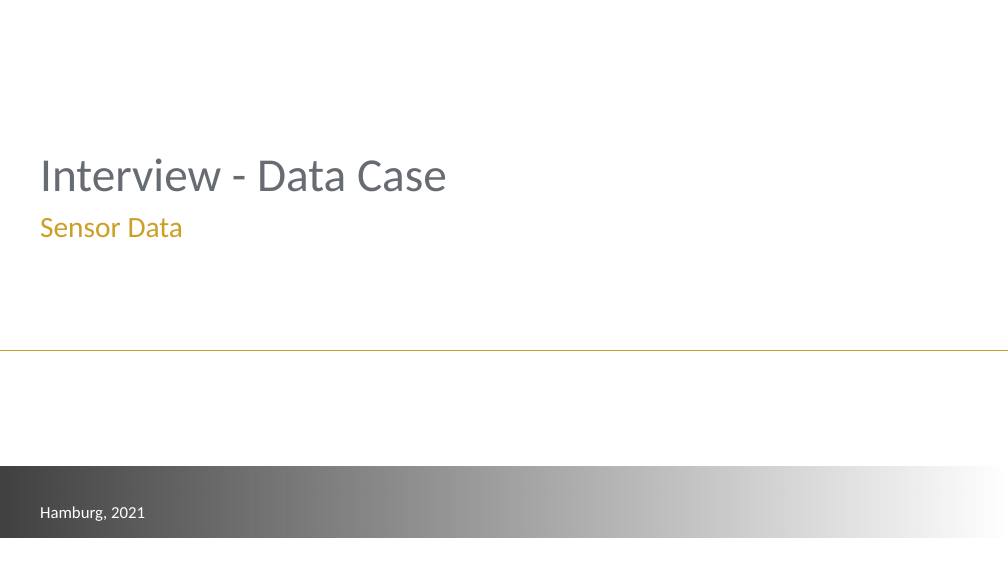
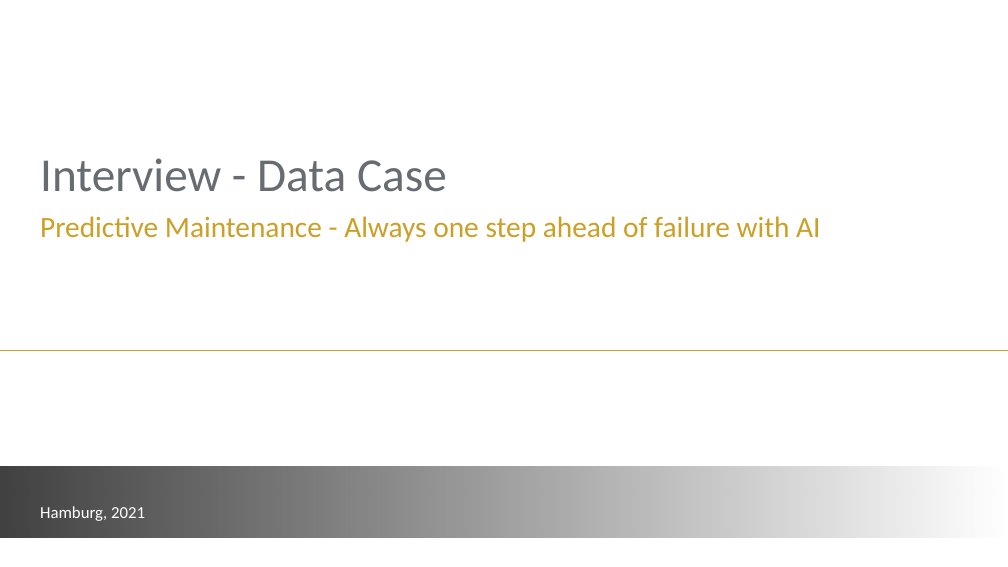
Before and after one commit to LukasKaspras/ginkgo_datacase_interview, a slide deck: slide 1 of reports/ds_presentation.pptx. Drawn at 1008x567 pixels with LibreOffice and Linux fonts; fonts in the diff are those of the drawing; background and template pictures are left out. Boxes give left, top, right and bottom in pixels: in the first picture for what was removed or moved away, otherwise in the second. Text is boxed around its words. In the diff, an @@ line names an element or a change of style, - is before the commit and + after.

```diff
--- a/reports/ds_presentation.pptx
+++ b/reports/ds_presentation.pptx
@@ subtitle at (x1=40, y1=216, x2=820, y2=242): text changed @@
-Sensor Data
+Predictive Maintenance - Always one step ahead of failure with AI
```
Also in this commit, not shown: 7 other slides changed, 3 slides added, 1 slide removed, 1 other file.
